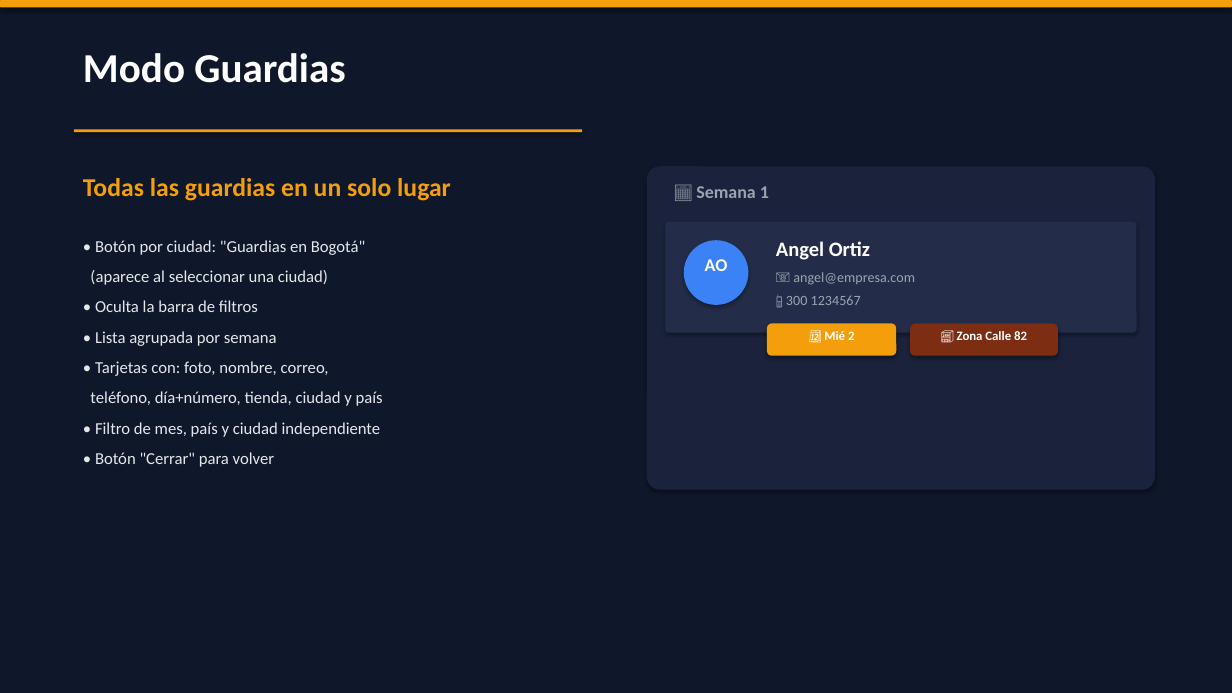
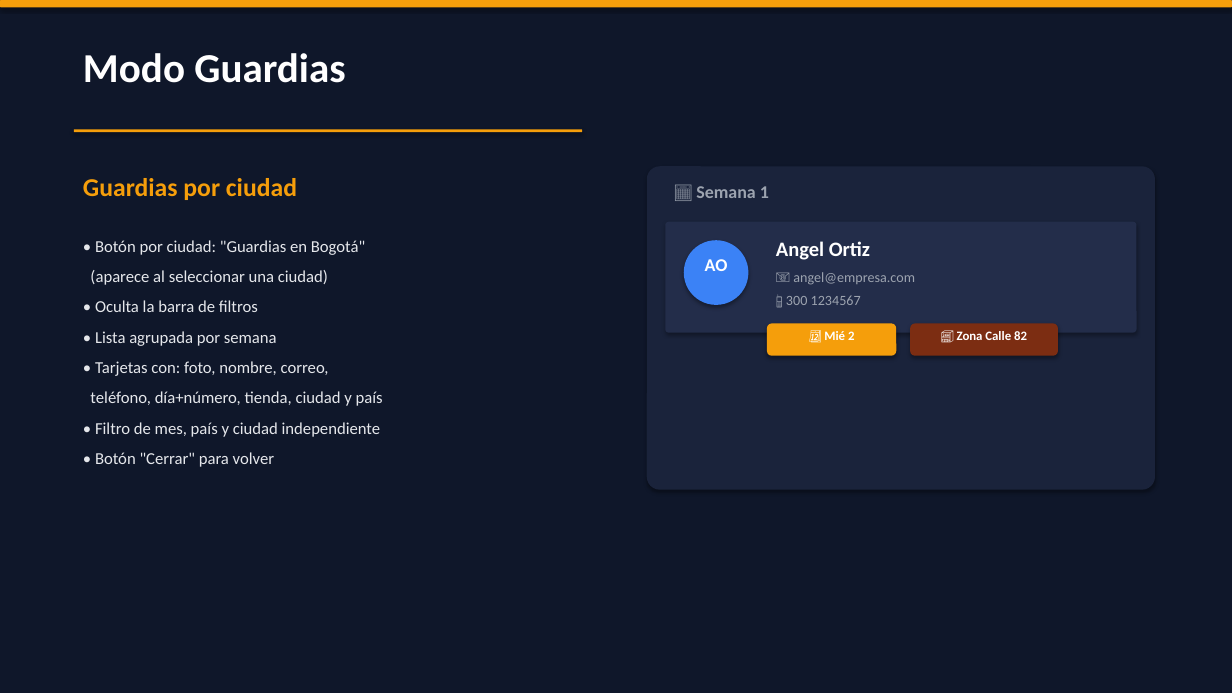
Before and after one commit to AndersonGrande588/Sistema-de-Horarios, a slide deck: slide 7 of Presentacion_Gestor_Horarios.pptx. Drawn at 1232x693 pixels with LibreOffice and Linux fonts; fonts in the diff are those of the drawing. Boxes give left, top, right and bottom in pixels: in the first picture for what was removed or moved away, otherwise in the second. Text is boxed around its words. In the diff, an @@ line names an element or a change of style, - is before the commit and + after.

```diff
--- a/Presentacion_Gestor_Horarios.pptx
+++ b/Presentacion_Gestor_Horarios.pptx
@@ text at (x1=83, y1=178, x2=297, y2=200): text changed @@
-Todas las guardias en un solo lugar
+Guardias por ciudad
```
Also in this commit, not shown: 3 other slides changed, 1 slide added, 6 other files.
